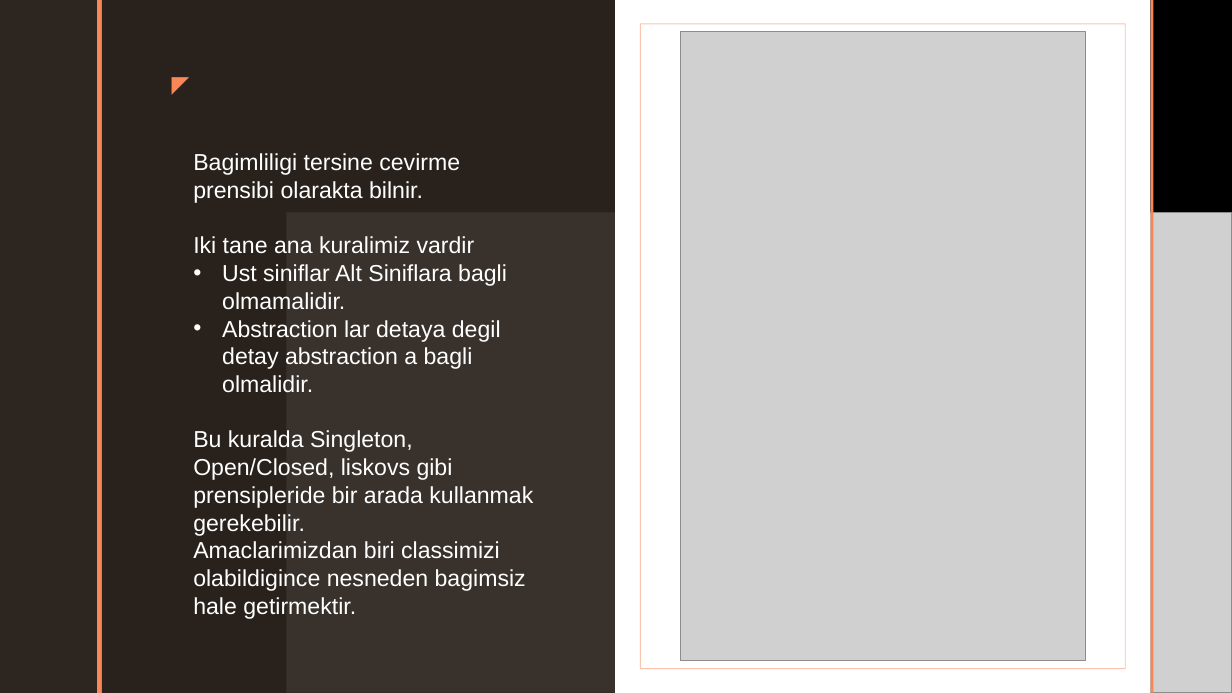
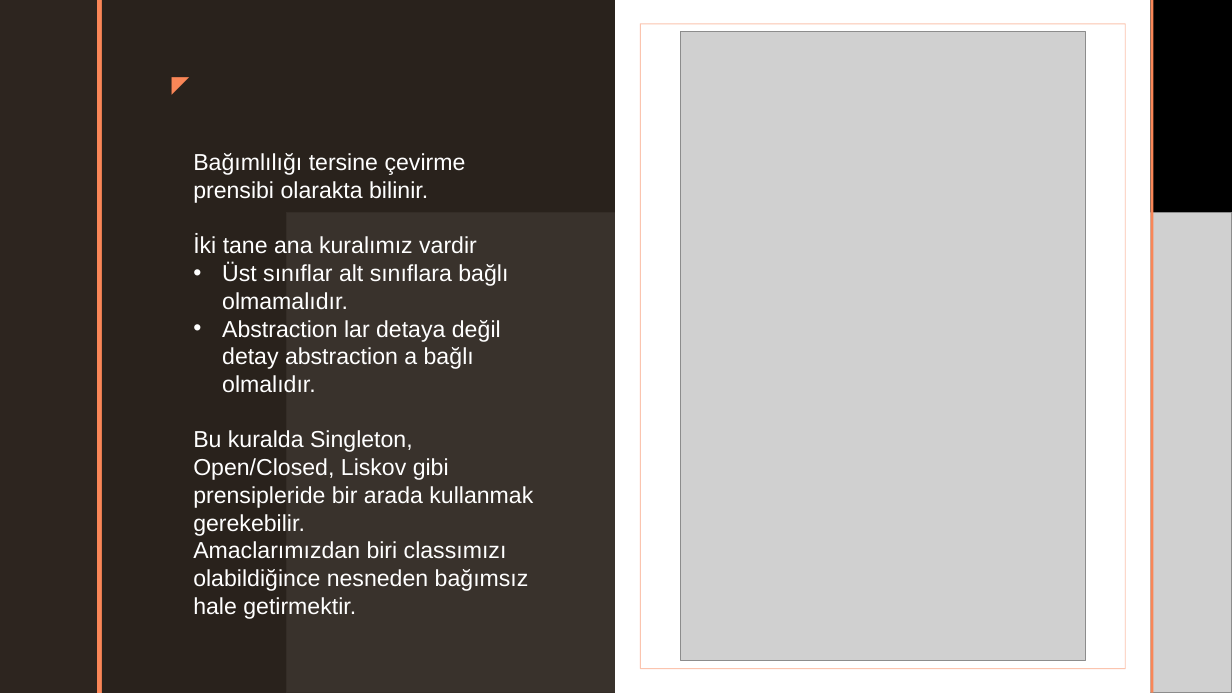
Before and after one commit to mridvanozcan/Solid-Prensipleri, a slide deck: slide 11 of SOLID PROGRAMLAMA.pptx. Drawn at 1232x693 pixels with LibreOffice and Linux fonts; fonts in the diff are those of the drawing; grey boxes stand for pictures; background and template pictures are left out. Boxes give left, top, right and bottom in pixels: in the first picture for what was removed or moved away, otherwise in the second. Text is boxed around its words. In the diff, an @@ line names an element or a change of style, - is before the commit and + after.

```diff
--- a/SOLID PROGRAMLAMA.pptx
+++ b/SOLID PROGRAMLAMA.pptx
@@ text at (193, 153, 533, 619): text changed @@
-Bagimliligi tersine cevirme prensibi olarakta bilnir.
-Iki tane ana kuralimiz vardir
-• Ust siniflar Alt Siniflara bagli olmamalidir.
-• Abstraction lar detaya degil detay abstraction a bagli olmalidir.
-Bu kuralda Singleton, Open/Closed, liskovs gibi prensipleride bir arada kullanmak gerekebilir.
-Amaclarimizdan biri classimizi olabildigince nesneden bagimsiz hale getirmektir.
+Bağımlılığı tersine çevirme prensibi olarakta bilinir.
+İki tane ana kuralımız vardir
+• Üst sınıflar alt sınıflara bağlı olmamalıdır.
+• Abstraction lar detaya değil detay abstraction a bağlı olmalıdır.
+Bu kuralda Singleton, Open/Closed, Liskov gibi prensipleride bir arada kullanmak gerekebilir.
+Amaclarımızdan biri classımızı olabildiğince nesneden bağımsız hale getirmektir.
```
Also in this commit, not shown: 4 other slides changed.
